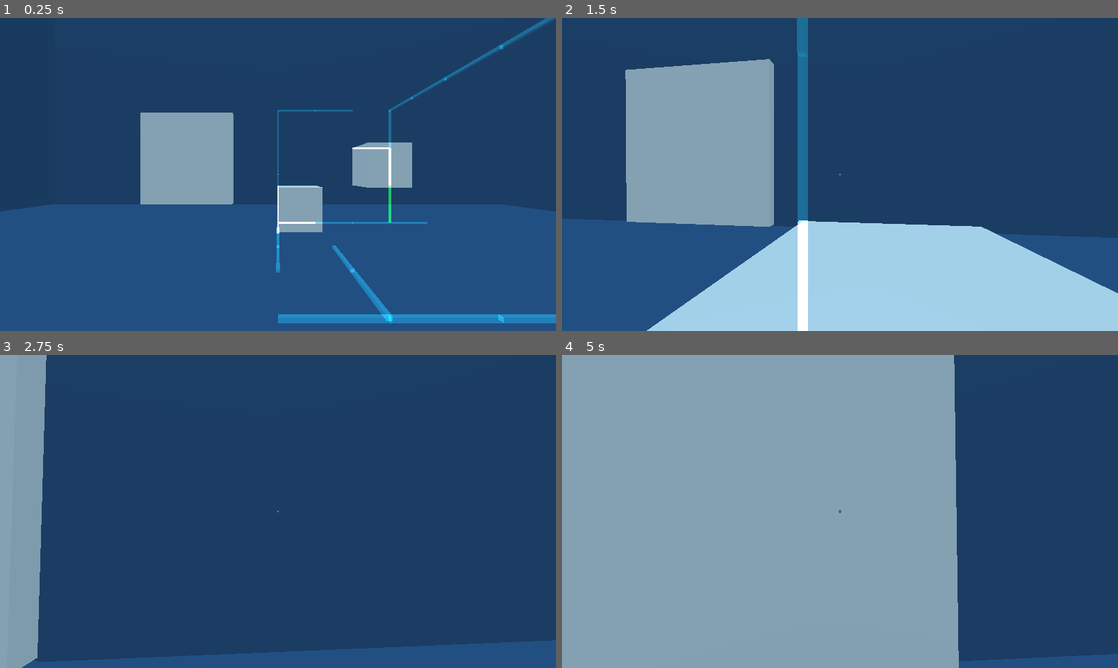
Above: before the commit, frames 1-4 (two rows, left to right).
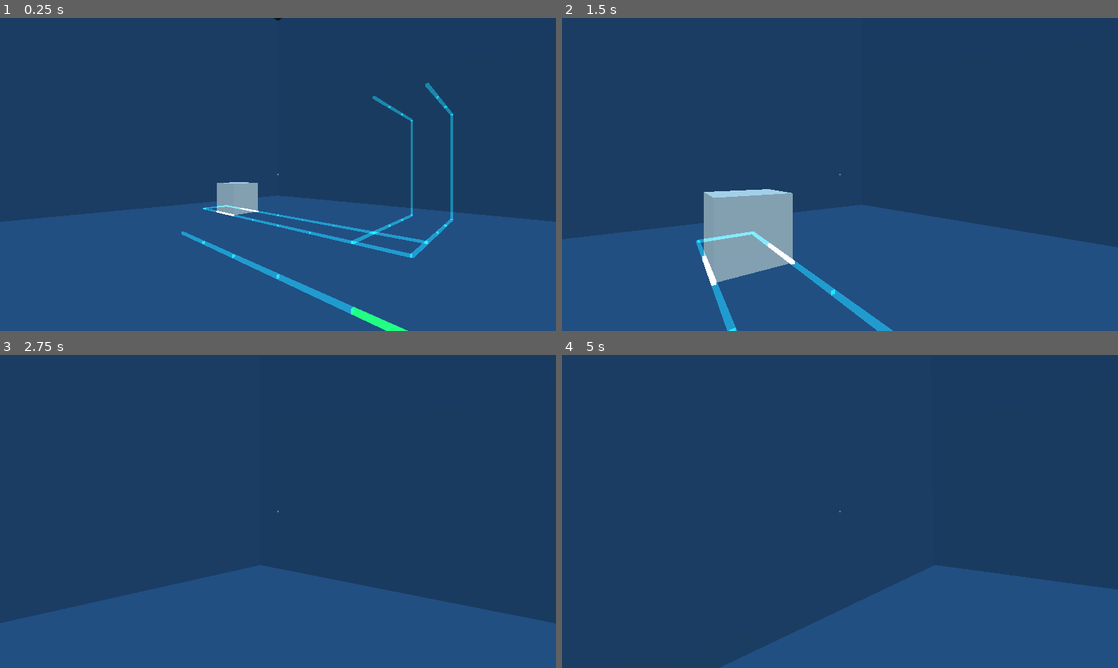
Above: after the commit, the same moments.

Repository: patrickgh3/rails
Game: Godot game, scene res://objects/World.tscn
Same seed, same stepped clock (60 frames per second), same inputs: the game is played once before the commit and once after it. The engine's default icon, where the game draws it, is replaced by a stand-in: a white triangle on a blue panel in a dark square.
Inputs (mouse positions are in pixels of both pictures, inside the frame that each line leads up to):
- Up to frame 1 (0.25 s): no input
- Up to frame 2 (1.5 s): tap Enter at 0.5 s; move the mouse to (867, 174) at 0.52 s; hold Up (ui_up) from 0.53 s (still down); click (867, 174) at 0.6 s; move the mouse to (812, 174) at 1.27 s; click (812, 174) at 1.35 s
- Up to frame 3 (2.75 s): keep holding Up (ui_up); move the mouse to (289, 505) at 2.02 s; tap M at 2.1 s; click (289, 505) at 2.3 s
- Up to frame 4 (5 s): tap Space at 2.75, 4.25 s; move the mouse to (812, 574) at 2.77 s; click (812, 574) at 2.85 s; tap Enter at 3.5 s; move the mouse to (1006, 558) at 3.52 s; release Up (ui_up) at 3.53 s; hold Left (ui_left) from 3.53 s (still down); click (1006, 558) at 3.6 s; move the mouse to (673, 464) at 4.27 s; tap M at 4.35 s; click (673, 464) at 4.55 s

The runs differ from the first frame. In frame 1, 14% of the frame differs, in the area x 0-100%, y 0-100%; in frame 2, 40%; in frame 3, 25%; in frame 4, 78%.

Commit message:
Fix inconsistent box raycast, fix box getting stuck on some rotated rails

Diff:
--- a/rails/objects/Box.gd
+++ b/rails/objects/Box.gd
@@ -33,10 +33,12 @@
 	edges.append({"a": Vector3(1, 0, 0), "b": Vector3(1, 1, 0)})
 	edges.append({"a": Vector3(1, 0, 1), "b": Vector3(1, 1, 1)})
 
+
+
 func _process(delta):
 	# Test start moving
-	var was_still = velocity.x == 0 and velocity.y == 0 and velocity.z == 0
-	if grab_velocity != Vector3.ZERO and velocity == Vector3.ZERO:
+	var was_still = velocity == Vector3.ZERO
+	if grab_velocity != Vector3.ZERO:
 		velocity = grab_velocity
 		grab_velocity = Vector3.ZERO
 
@@ -68,6 +70,7 @@
 		translation.z = round(translation.z)
 
 
+
 	# Iterate through rails we're touching to do some logic
 
 	# If we just tried to do an invalid move, use the current position for glow purposes
@@ -83,6 +86,7 @@
 		# Mark ourselves as delivered, if this rail is a target and we're still
 		if rail.is_target and velocity.x == 0 and velocity.y == 0 and velocity.z == 0:
 			delivered = true
+
 
 
 	# Bumping state - make the mesh do a little bump in the direction
@@ -148,7 +152,7 @@
 
 # Rough check if the rail is closeby on the grid
 func rail_nearby(rail):
-	var cutoff = 1
+	var cutoff = 2
 	if abs(round(translation.x) - round(rail.translation.x)) > cutoff: return false
 	if abs(round(translation.y) - round(rail.translation.y)) > cutoff: return false
 	if abs(round(translation.z) - round(rail.translation.z)) > cutoff: return false
@@ -175,23 +179,25 @@
 	return 1 - (1 - x) * (1 - x)
 
 
-func was_pulled (normal):
+func was_pulled (collision_position):
 	# don't want to interrupt a moving box!
 	if velocity != Vector3.ZERO: return
 
-	if world.vectors_equal (normal, global_transform.basis.x):
+	var pos = collision_position - translation
+
+	var leeway = 0.01
+	if abs(pos.x - 0) < leeway:
+		grab_velocity = Vector3.LEFT
+	elif abs(pos.x - 1) < leeway:
 		grab_velocity = Vector3.RIGHT
-	elif world.vectors_equal (normal, -global_transform.basis.x):
-		grab_velocity = Vector3.LEFT
-	elif world.vectors_equal (normal, global_transform.basis.y):
+	elif abs(pos.y - 0) < leeway:
+		grab_velocity = Vector3.DOWN
+	elif abs(pos.y - 1) < leeway:
 		grab_velocity = Vector3.UP
-	elif world.vectors_equal (normal, -global_transform.basis.y):
-		grab_velocity = Vector3.DOWN
-	elif world.vectors_equal (normal, global_transform.basis.z):
+	elif abs(pos.z - 0) < leeway:
+		grab_velocity = Vector3.FORWARD
+	elif abs(pos.z - 1) < leeway:
 		grab_velocity = Vector3.BACK
-	elif world.vectors_equal (normal, -global_transform.basis.z):
-		grab_velocity = Vector3.FORWARD
 	else:
 		print ("BADDDDDDDDD")
-	print ("normal ", normal)
 	grab_velocity *= box_speed
--- a/rails/objects/Player.gd
+++ b/rails/objects/Player.gd
@@ -80,8 +80,8 @@
 	if result:
 		var box_hit : Box = result.collider.get_node ("..")
 		if box_hit != null:
-			box_hit.was_pulled (result.normal)
-		else:
-			print ("no hit")
-	else:
-		print ("no result")
+			box_hit.was_pulled (result.position)
+		#else:
+			#print ("no hit")
+	#else:
+		#print ("no result")
--- a/rails/objects/Rail.tscn
+++ b/rails/objects/Rail.tscn
@@ -57,7 +57,7 @@
 
 [sub_resource type="VisualShader" id=19]
 code = "shader_type spatial;
-render_mode blend_add, specular_schlick_ggx, depth_test_disable;
+render_mode blend_add, specular_schlick_ggx, depth_test_disable, unshaded;
 
 uniform bool is_target;
 uniform float glow;
@@ -167,9 +167,9 @@
 
 }
 "
-graph_offset = Vector2( -449, -255 )
 modes/blend = 1
 flags/depth_test_disable = true
+flags/unshaded = true
 nodes/fragment/0/position = Vector2( 700, 0 )
 nodes/fragment/3/node = SubResource( 15 )
 nodes/fragment/3/position = Vector2( -440, 60 )
--- a/rails/objects/World.tscn
+++ b/rails/objects/World.tscn
@@ -11,12 +11,16 @@
 script = ExtResource( 5 )
 
 [node name="Player" parent="." instance=ExtResource( 4 )]
+transform = Transform( -0.707107, 0, -0.707107, 0, 1, 0, 0.707107, 0, -0.707107, 0, 1.29068, 0 )
 
 [node name="Box" parent="." instance=ExtResource( 2 )]
 
 [node name="Box2" parent="." instance=ExtResource( 2 )]
 transform = Transform( 1, 0, 0, 0, 1, 0, 0, 0, 1, 2, 1, -6 )
 
+[node name="Box3" parent="." instance=ExtResource( 2 )]
+transform = Transform( 1, 0, 0, 0, 1, 0, 0, 0, 1, 6, 0, 4 )
+
 [node name="Rail2" parent="." instance=ExtResource( 3 )]
 transform = Transform( 1, 0, 0, 0, 1, 0, 0, 0, 1, 0, 0, -6 )
 
@@ -44,6 +48,101 @@
 [node name="Rail23" parent="." instance=ExtResource( 3 )]
 transform = Transform( 1, 0, 0, 0, 1, 0, 0, 0, 1, 1, 0, -2 )
 
+[node name="Rail30" parent="." instance=ExtResource( 3 )]
+transform = Transform( 1, 0, 0, 0, 1, 0, 0, 0, 1, 1, 0, 4 )
+
+[node name="Rail31" parent="." instance=ExtResource( 3 )]
+transform = Transform( 1, 0, 0, 0, 1, 0, 0, 0, 1, 2, 0, 4 )
+
+[node name="Rail32" parent="." instance=ExtResource( 3 )]
+transform = Transform( 1, 0, 0, 0, 1, 0, 0, 0, 1, 3, 0, 4 )
+
+[node name="Rail65" parent="." instance=ExtResource( 3 )]
+transform = Transform( 1, 0, 0, 0, 1, 0, 0, 0, 1, 3, 0, 2 )
+
+[node name="Rail67" parent="." instance=ExtResource( 3 )]
+transform = Transform( 1, 0, 0, 0, 1, 0, 0, 0, 1, 2, 0, 2 )
+
+[node name="Rail69" parent="." instance=ExtResource( 3 )]
+transform = Transform( 1, 0, 0, 0, 1, 0, 0, 0, 1, 0, 0, 2 )
+is_target = true
+
+[node name="Rail70" parent="." instance=ExtResource( 3 )]
+transform = Transform( -1, 8.74228e-08, 0, -8.74228e-08, -1, 0, 0, 0, 1, -1, 0, 5 )
+is_target = true
+
+[node name="Rail33" parent="." instance=ExtResource( 3 )]
+transform = Transform( -1, 0, -8.74228e-08, 0, 1, 0, 8.74228e-08, 0, -1, 5, 0, 4 )
+
+[node name="Rail66" parent="." instance=ExtResource( 3 )]
+transform = Transform( -1, 0, -8.74228e-08, 0, 1, 0, 8.74228e-08, 0, -1, 5, 0, 2 )
+
+[node name="Rail68" parent="." instance=ExtResource( 3 )]
+transform = Transform( -1, 0, -8.74228e-08, 0, 1, 0, 8.74228e-08, 0, -1, 2, 0, 2 )
+
+[node name="Rail40" parent="." instance=ExtResource( 3 )]
+transform = Transform( -1, 0, -8.74228e-08, 0, 1, 0, 8.74228e-08, 0, -1, 5, 0, 5 )
+
+[node name="Rail34" parent="." instance=ExtResource( 3 )]
+transform = Transform( 1, 0, 0, 0, 1, 0, 0, 0, 1, 5, 0, 4 )
+
+[node name="Rail35" parent="." instance=ExtResource( 3 )]
+transform = Transform( 1, 0, 0, 0, 1, 0, 0, 0, 1, 6, 0, 4 )
+
+[node name="Rail38" parent="." instance=ExtResource( 3 )]
+transform = Transform( 1, 0, 0, 0, 1, 0, 0, 0, 1, 6, 0, 5 )
+
+[node name="Rail44" parent="." instance=ExtResource( 3 )]
+transform = Transform( 1, 0, 0, 0, 1, 0, 0, 0, 1, 7, 0, 5 )
+
+[node name="Rail39" parent="." instance=ExtResource( 3 )]
+transform = Transform( 1, 0, 0, 0, 1, 0, 0, 0, 1, 5, 0, 5 )
+
+[node name="Rail41" parent="." instance=ExtResource( 3 )]
+transform = Transform( 1, 0, 0, 0, 1, 0, 0, 0, 1, 3, 0, 5 )
+
+[node name="Rail42" parent="." instance=ExtResource( 3 )]
+transform = Transform( 1, 0, 0, 0, 1, 0, 0, 0, 1, 2, 0, 5 )
+
+[node name="Rail64" parent="." instance=ExtResource( 3 )]
+transform = Transform( 1, 0, 0, 0, 1, 0, 0, 0, 1, 1, 0, 5 )
+
+[node name="Rail48" parent="." instance=ExtResource( 3 )]
+transform = Transform( -4.37114e-08, 0, 1, 0, 1, 0, -1, 0, -4.37114e-08, 2, 0, 7 )
+
+[node name="Rail51" parent="." instance=ExtResource( 3 )]
+transform = Transform( -4.37114e-08, 0, 1, 0, 1, 0, -1, 0, -4.37114e-08, 2, 0, 8 )
+
+[node name="Rail57" parent="." instance=ExtResource( 3 )]
+transform = Transform( -4.37114e-08, 0, 1, 0, 1, 0, -1, 0, -4.37114e-08, 2, 3, 8 )
+
+[node name="Rail58" parent="." instance=ExtResource( 3 )]
+transform = Transform( -4.37114e-08, 0, 1, 0, 1, 0, -1, 0, -4.37114e-08, 1, 3, 8 )
+
+[node name="Rail59" parent="." instance=ExtResource( 3 )]
+transform = Transform( -4.37114e-08, 0, 1, 0, 1, 0, -1, 0, -4.37114e-08, 2, 3, 7 )
+
+[node name="Rail60" parent="." instance=ExtResource( 3 )]
+transform = Transform( -4.37114e-08, 0, 1, 0, 1, 0, -1, 0, -4.37114e-08, 1, 3, 7 )
+
+[node name="Rail61" parent="." instance=ExtResource( 3 )]
+transform = Transform( -4.37114e-08, 0, 1, 0, 1, 0, -1, 0, -4.37114e-08, 2, 3, 6 )
+
+[node name="Rail62" parent="." instance=ExtResource( 3 )]
+transform = Transform( -4.37114e-08, 0, 1, 0, 1, 0, -1, 0, -4.37114e-08, 1, 3, 6 )
+
+[node name="Rail49" parent="." instance=ExtResource( 3 )]
+transform = Transform( -4.37114e-08, 0, 1, 0, 1, 0, -1, 0, -4.37114e-08, 1, 0, 7 )
+
+[node name="Rail50" parent="." instance=ExtResource( 3 )]
+transform = Transform( -4.37114e-08, 0, 1, 0, 1, 0, -1, 0, -4.37114e-08, 1, 0, 8 )
+
+[node name="Rail36" parent="." instance=ExtResource( 3 )]
+transform = Transform( 1, 0, 0, 0, 1, 0, 0, 0, 1, 7, 0, 4 )
+
+[node name="Rail37" parent="." instance=ExtResource( 3 )]
+transform = Transform( -4.37114e-08, 0, -1, 0, 1, 0, 1, 0, -4.37114e-08, 8, 0, 4 )
+
 [node name="Rail24" parent="." instance=ExtResource( 3 )]
 transform = Transform( 1, 0, 0, 0, 1, 0, 0, 0, 1, 2, 0, -2 )
 
@@ -62,6 +161,18 @@
 [node name="Rail21" parent="." instance=ExtResource( 3 )]
 transform = Transform( 2.98023e-08, 0, -1, 0, 1, 0, 1, 0, 2.98023e-08, 3, 3, -3 )
 
+[node name="Rail45" parent="." instance=ExtResource( 3 )]
+transform = Transform( 2.98023e-08, 0, -1, 0, 1, 0, 1, 0, 2.98023e-08, 1, 0, 4 )
+
+[node name="Rail46" parent="." instance=ExtResource( 3 )]
+transform = Transform( 2.98023e-08, 0, -1, 0, 1, 0, 1, 0, 2.98023e-08, 2, 0, 4 )
+
+[node name="Rail47" parent="." instance=ExtResource( 3 )]
+transform = Transform( 2.98023e-08, 0, -1, 0, 1, 0, 1, 0, 2.98023e-08, 2, 0, 5 )
+
+[node name="Rail63" parent="." instance=ExtResource( 3 )]
+transform = Transform( 2.98023e-08, 0, -1, 0, 1, 0, 1, 0, 2.98023e-08, 1, 0, 5 )
+
 [node name="Rail27" parent="." instance=ExtResource( 3 )]
 transform = Transform( 2.98023e-08, 0, -1, 0, 1, 0, 1, 0, 2.98023e-08, 3, 3, -4 )
 
@@ -76,10 +187,27 @@
 
 [node name="Rail6" parent="." instance=ExtResource( 3 )]
 transform = Transform( -4.37114e-08, -1, 0, 1, -4.37114e-08, 0, 0, 0, 1, 3, 0, -6 )
-is_target = true
 
 [node name="Rail18" parent="." instance=ExtResource( 3 )]
 transform = Transform( -4.37114e-08, -1, 0, 1, -4.37114e-08, 0, 0, 0, 1, 3, 0, -2 )
+
+[node name="Rail43" parent="." instance=ExtResource( 3 )]
+transform = Transform( -4.37114e-08, -1, 0, 1, -4.37114e-08, 0, 0, 0, 1, 1, 0, 8 )
+
+[node name="Rail52" parent="." instance=ExtResource( 3 )]
+transform = Transform( -4.37114e-08, -1, 0, 1, -4.37114e-08, 0, 0, 0, 1, 1, 1, 8 )
+
+[node name="Rail55" parent="." instance=ExtResource( 3 )]
+transform = Transform( -4.37114e-08, -1, 0, 1, -4.37114e-08, 0, 0, 0, 1, 2, 2, 8 )
+
+[node name="Rail56" parent="." instance=ExtResource( 3 )]
+transform = Transform( -4.37114e-08, -1, 0, 1, -4.37114e-08, 0, 0, 0, 1, 1, 2, 8 )
+
+[node name="Rail53" parent="." instance=ExtResource( 3 )]
+transform = Transform( -4.37114e-08, -1, 0, 1, -4.37114e-08, 0, 0, 0, 1, 2, 1, 8 )
+
+[node name="Rail54" parent="." instance=ExtResource( 3 )]
+transform = Transform( -4.37114e-08, -1, 0, 1, -4.37114e-08, 0, 0, 0, 1, 2, 0, 8 )
 
 [node name="Rail25" parent="." instance=ExtResource( 3 )]
 transform = Transform( -4.37114e-08, -1, 0, 1, -4.37114e-08, 0, 0, 0, 1, 3, 1, -2 )
